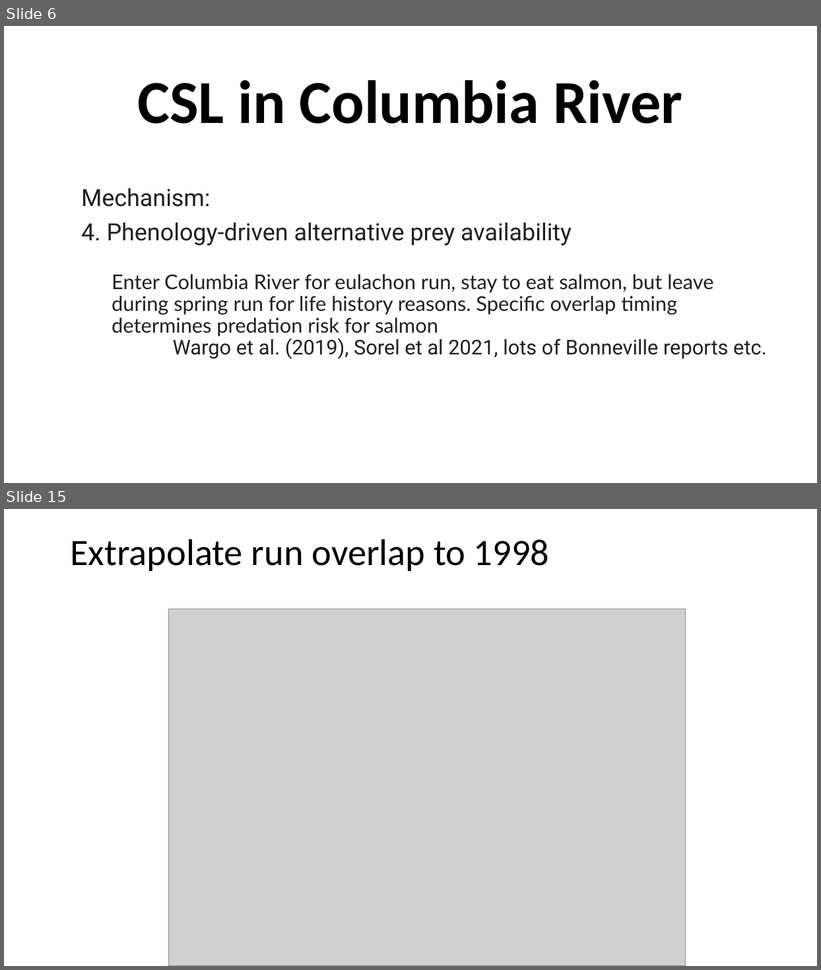
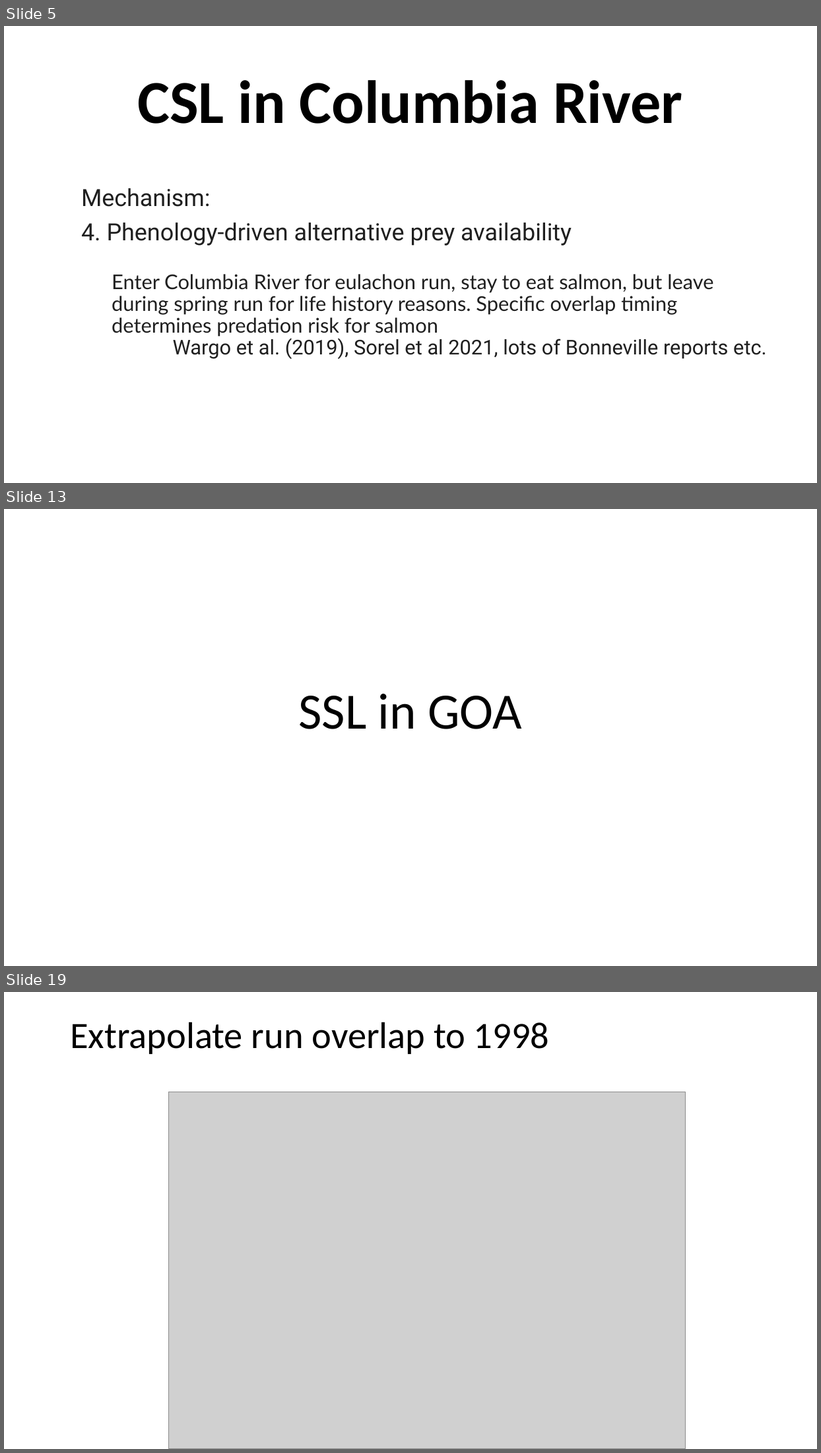
Before and after one commit to LisaCrozier-NOAA/SEM-DFO-LisaXP, a slide deck: presentations/Project update 08072026 predator indices.pptx. Shown one above the other, each under a label of ours: slides 6 and 15 before the commit, slides 5, 13 and 19 after it; the slides between them are not shown. The pictures are 821x970 and 821x1453 pixels, drawn with LibreOffice and Linux fonts; fonts in the diff are those of the drawing; grey boxes stand for pictures. Boxes give left, top, right and bottom in pixels: in the first picture for what was removed or moved away, otherwise in the second. Text is boxed around its words. In the diff, an @@ line names an element or a change of style, - is before the commit and + after.

```diff
--- a/presentations/Project update 08072026 predator indices.pptx
+++ b/presentations/Project update 08072026 predator indices.pptx
@@ slide 13 added at (4,509,817,966), background #FFFFFF @@
@@ title added at (298,694,522,729), 60 pt, text #000000 @@
+SSL in GOA
@@ what was slide 6 is now slide 5 @@
@@ what was slide 15 is now slide 19 @@
```
Also in this commit, not shown: 3 slides changed, 16 other slides added, 33 other files.
